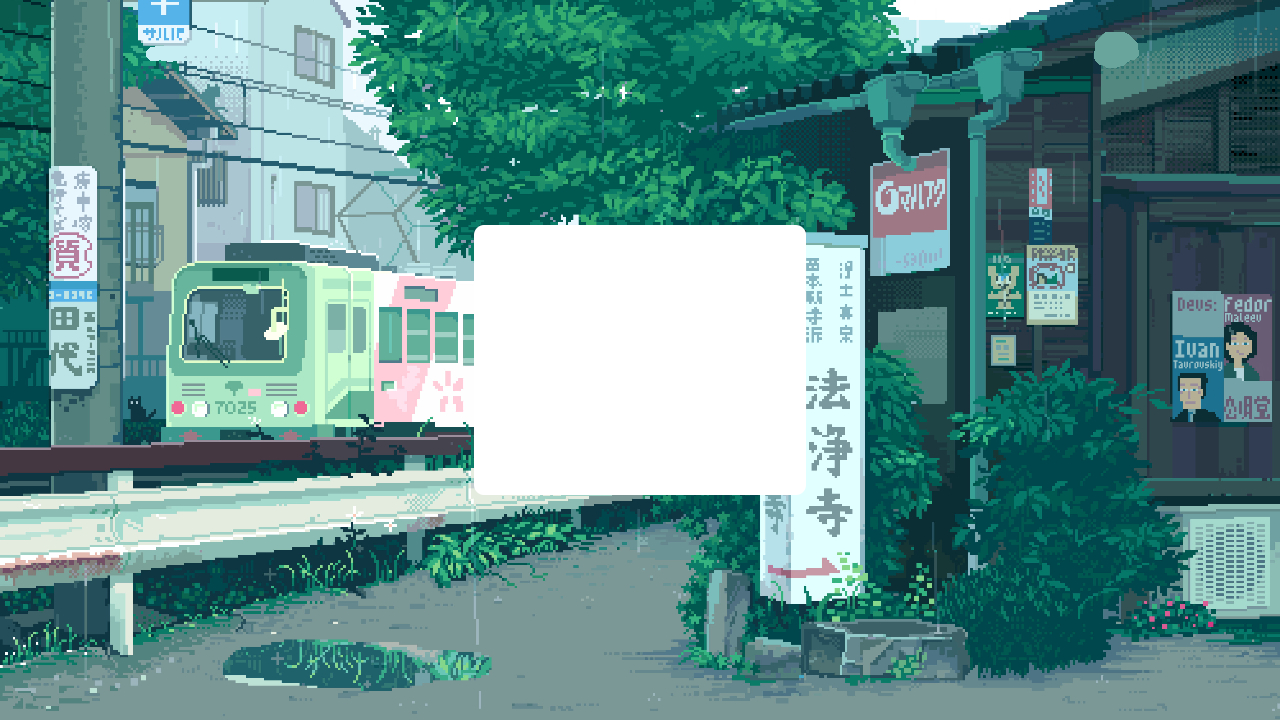
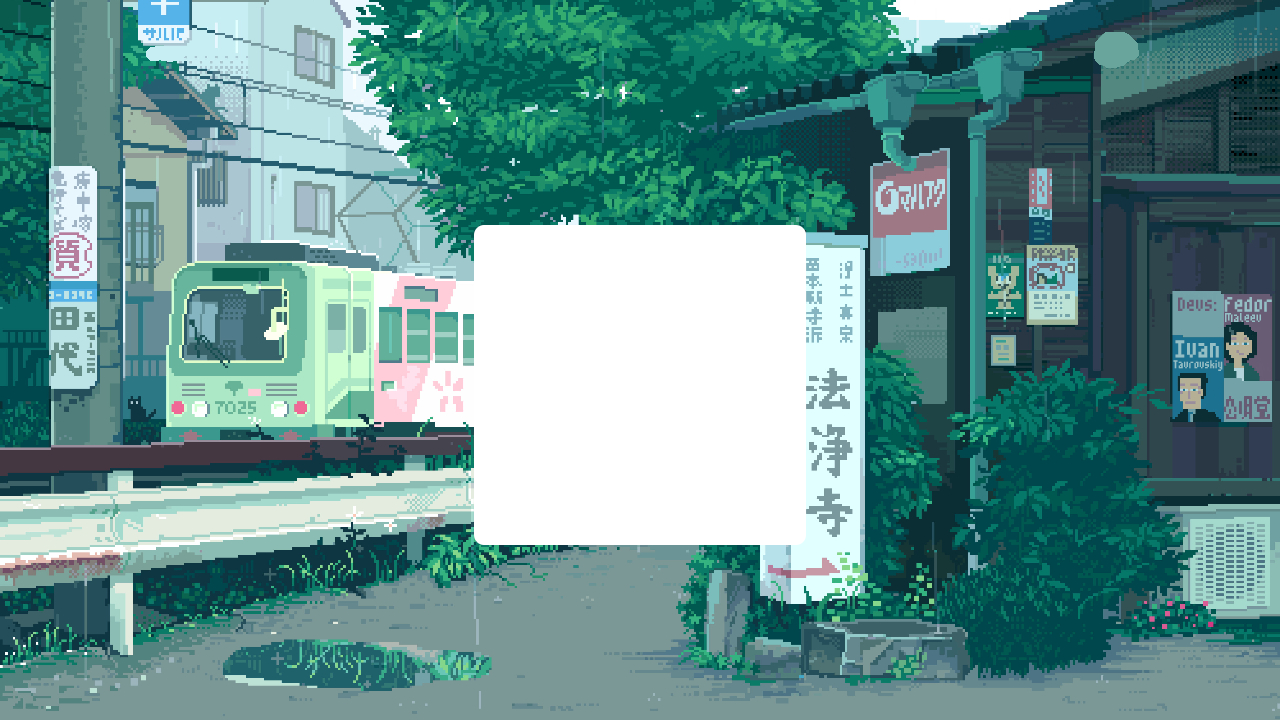
Comparing the layer stacks of the two 1280px x 720px images. Changes:
painted on "Прямоугольник, скругл. углы 1" over [474, 485, 806, 545]
